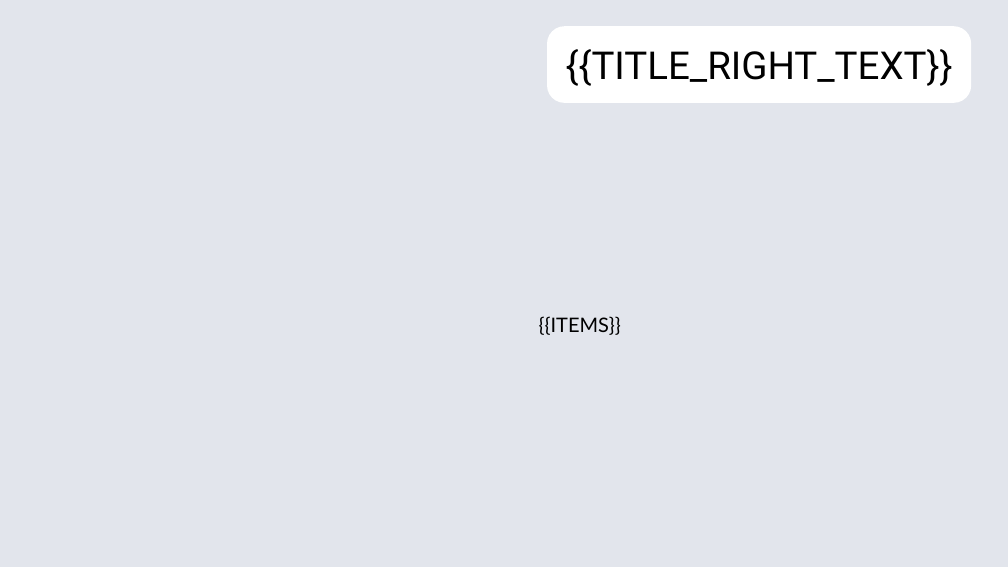
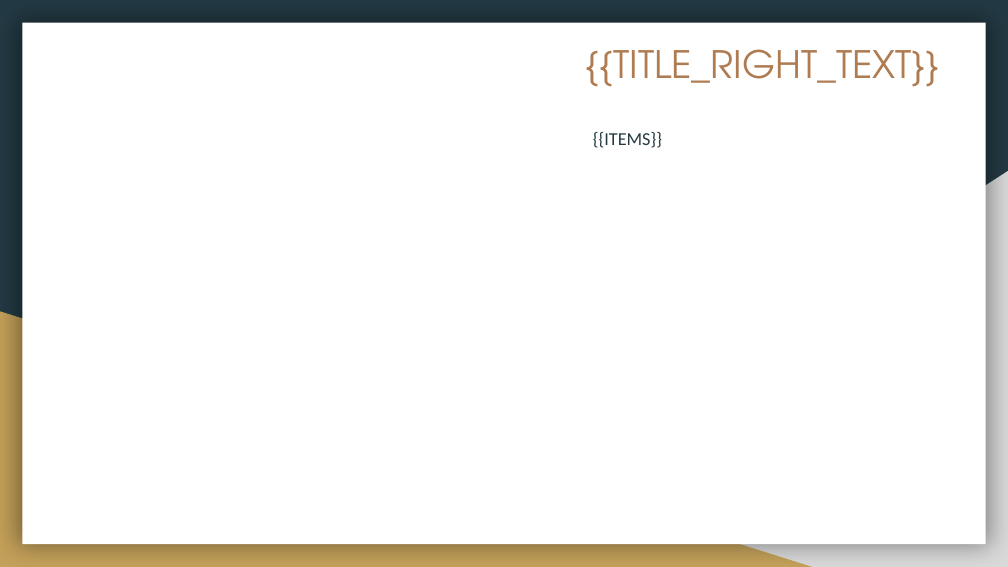
Before and after one commit to andreidiakov/Hack_Axenix_AI_presentation, a slide deck: slide 6 of template.pptx. Drawn at 1008x567 pixels with LibreOffice and Linux fonts; fonts in the diff are those of the drawing; background and template pictures are left out. Boxes give left, top, right and bottom in pixels: in the first picture for what was removed or moved away, otherwise in the second. Text is boxed around its words. In the diff, an @@ line names an element or a change of style, - is before the commit and + after.

```diff
--- a/template.pptx
+++ b/template.pptx
@@ background picture (left out) to #233A44 @@
@@ rectangle added at box(22, 23, 986, 544), fill #FFFFFF @@
@@ rounded rectangle removed at box(547, 26, 972, 103) @@
@@ title "{{TITLE_RIGHT_TEXT}}": place and size @@
-title "{{TITLE_RIGHT_TEXT}}" at box(566, 49, 953, 86)
+title "{{TITLE_RIGHT_TEXT}}" at box(586, 49, 940, 87)
@@ title "{{TITLE_RIGHT_TEXT}}" at box(586, 49, 940, 87): size 27.5 to 27 pt, font Roboto to TeX Gyre Adventor, text colour #000000 to #AF7B51; alignment centre to right @@
@@ text "{{ITEMS}}": place and size @@
-text "{{ITEMS}}" at box(539, 316, 621, 335)
+text "{{ITEMS}}" at box(593, 132, 662, 148)
@@ text "{{ITEMS}}" at box(593, 132, 662, 148): size 14.2 to 13 pt, font Lato to Calibri, text colour #000000 to #233A44; line spacing 1.03 to 1.15; vertical alignment middle to top @@
@@ right triangle added at box(395, 171, 1008, 567), fill #D9D9D9 @@
@@ right triangle added at box(0, 311, 812, 567), fill #C4A15A @@
```
Also in this commit, not shown: 8 other slides changed, 11 other files.
